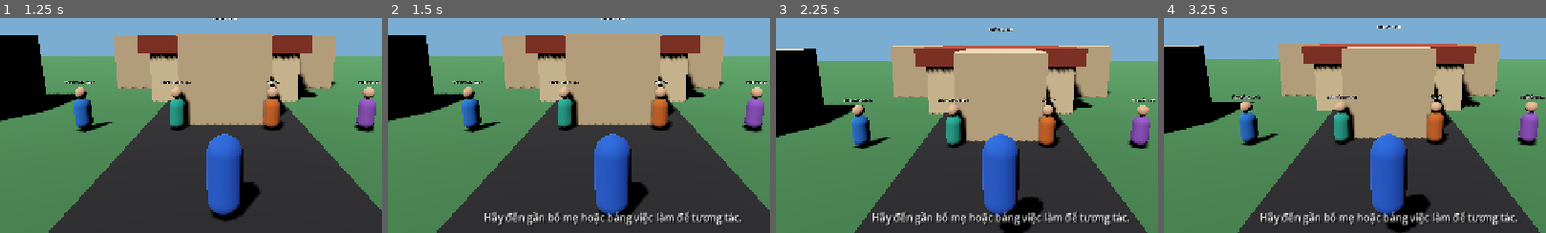
Above: before the commit, frames 1-4 (left to right).
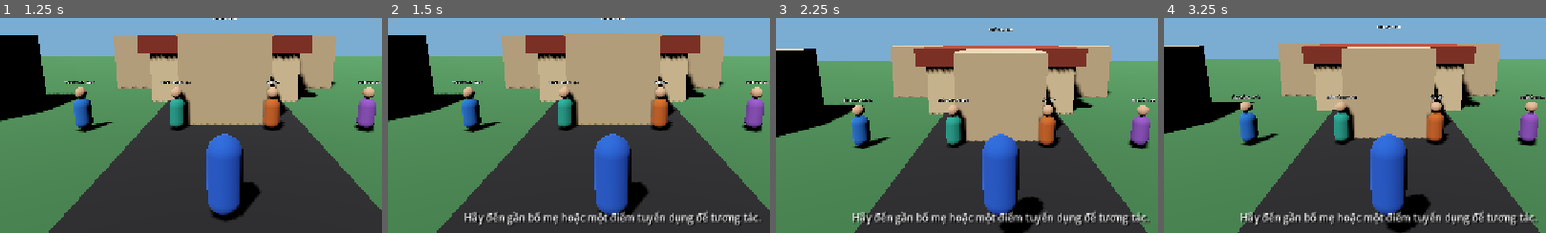
Above: after the commit, the same moments.

Repository: temu838655-dev/Vi-t-Nam-Du-L-ch
Game: Godot game, scene res://scenes/main.tscn
The game is run twice, just before and just after one commit, with the same random seed, the same clock (stepped at 60 frames per second) and the same inputs.
Inputs:
- Up to frame 1 (1.25 s): click "BẮT ĐẦU HÀNH TRÌNH MỚI" at 0.5 s
- Up to frame 2 (1.5 s): click "TƯƠNG TÁC" at 1.25 s
- Up to frame 3 (2.25 s): click "NHẢY" at 2 s
- Up to frame 4 (3.25 s): click "NHẢY" at 2.75 s
The pictures show only the part of the screen within x 21-71%, y 30-80%; the shares and areas given below are measured in that part.

Frame 1 is identical in both runs. In frame 2, 2.5% of the frame differs, in the area x 20-98%, y 89-97%; in frame 3, 2.6%; in frame 4, 2.5%.

Commit message:
Save career and family interactions immediately

Diff:
--- a/Godot/scripts/player.gd
+++ b/Godot/scripts/player.gd
@@ -55,9 +55,10 @@
 			closest_distance = distance
 	if closest:
 		var message := str(closest.call("interact"))
+		GameState.save_game(global_position, rotation.y)
 		interaction_message.emit(message)
 	else:
-		interaction_message.emit("Hãy đến gần bố mẹ hoặc bảng việc làm để tương tác.")
+		interaction_message.emit("Hãy đến gần bố mẹ hoặc một điểm tuyển dụng để tương tác.")
 
 func _physics_process(delta: float) -> void:
 	var input := Input.get_vector("move_left", "move_right", "move_forward", "move_back")
